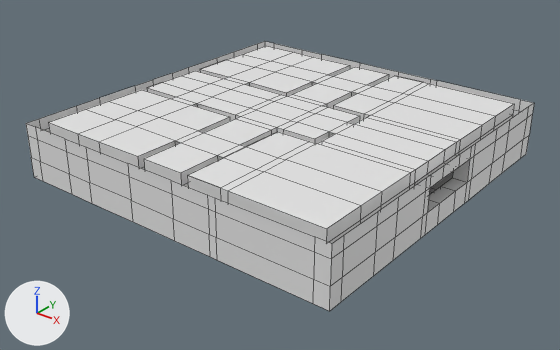
A saved change to the Blender file Assets/Levels/Level001/Level001.blend.
Both versions are drawn from a camera (50 mm lens) standing at (31.0, -39.6, 23.6) and looking at (0.3, -1.2, -0.2). Lighting does not change. The marker at lower left points along +X, +Y and +Z. Mesh edges are drawn as thin lines.

Before the edit, the objects in view are built like this:
```python
me_grid_001 = bpy.data.meshes.new('Grid.001')
me_grid_001.from_pydata(...)  # 184 vertices, 131 faces; spans x -12.5..12.5, y -12.5..12.5, z 0.0..4.0
me_grid_010 = bpy.data.meshes.new('Grid.010')
me_grid_010.from_pydata(...)  # 124 vertices, 77 faces; spans x 1.5..11.5, y -11.5..11.5, z 0.0..4.0
me_grid_010.polygons.foreach_set('use_smooth', [True] * 77)
me_grid_011 = bpy.data.meshes.new('Grid.011')
me_grid_011.from_pydata(...)  # 62 vertices, 36 faces; spans x -11.5..4.7, y -11.5..11.5, z 0.0
me_grid_011.polygons.foreach_set('use_smooth', [True] * 36)
ob_ceiling_inner = bpy.data.objects.new('Ceiling.Inner', me_grid_011)
ob_ceiling_inner.location = (0.0, 0.0, 4.0)
_m = ob_ceiling_inner.modifiers.new('EdgeSplit', 'EDGE_SPLIT')
ob_walls_outer = bpy.data.objects.new('Walls.Outer', me_grid_001)
ob_walls_outer.location = (0.0, 0.0, 0.0)
_m = ob_walls_outer.modifiers.new('EdgeSplit', 'EDGE_SPLIT')
ob_walls_roome = bpy.data.objects.new('Walls.RoomE', me_grid_010)
ob_walls_roome.location = (0.0, 0.0, 0.0)
_m = ob_walls_roome.modifiers.new('EdgeSplit', 'EDGE_SPLIT')
# also in view: 'Ceiling.RoomNW' at (-7.0, 7.3, 4.0); 'Ceiling.RoomE' at (6.5, 0.0, 4.0); 'Walls.Inner' at (-3.4, 0.0, 2.0); 'Walls.RoomSW' at (-7.0, -7.3, 2.0); 'Ceiling.RoomSW' at (-7.0, -7.3, 4.0)
```
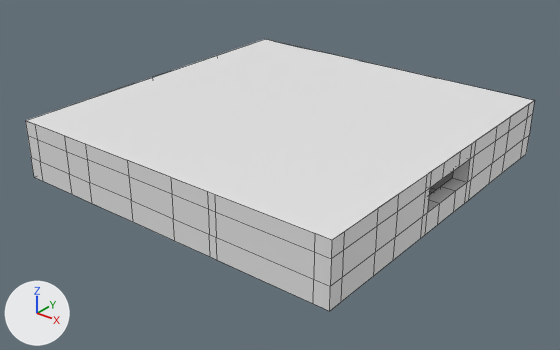
What differs and where, as boxes [x1, y1, x2, y2] in the pictures (560 x 350 px):
'Walls.Outer', reshaped
    before: [26, 41, 534, 311]
    after: [26, 39, 534, 311]
part 1 of me_grid_001, built on
    before: [26, 41, 534, 247]
    after: [26, 39, 534, 247]
'Ceiling.RoomE', unchanged, covered by the edit
    before: [188, 76, 514, 229]
'Ceiling.Inner', unchanged, covered by the edit
    before: [144, 67, 388, 173]
'Ceiling.RoomSW', unchanged, covered by the edit
    before: [49, 90, 228, 156]
'Walls.RoomE', unchanged, covered by the edit
    before: [187, 104, 514, 243]

What changed in the scene script:
```text
Change me_grid_001:
    used by ob_walls_outer; location = (0.0, 0.0, 0.0)
    remove me_grid_001.from_pydata(...)  # 184 vertices, 131 faces; spans x -12.5..12.5, y -12.5..12.5, z 0.0..4.0
    add me_grid_001.from_pydata(...)  # 188 vertices, 132 faces; spans x -12.5..12.5, y -12.5..12.5, z 0.0..4.2
    me_grid_001 part 1
    44 vertices in x -12.5..12.5, y -12.5..12.5, z 4.0 move by (0.0, 0.0, 0.2)
    4 vertices are added at (12.5, -12.5, 4.2), (12.5, 12.5, 4.2), (-12.5, -12.5, 4.2), (-12.5, 12.5, 4.2)
    1 new face joins them
```
